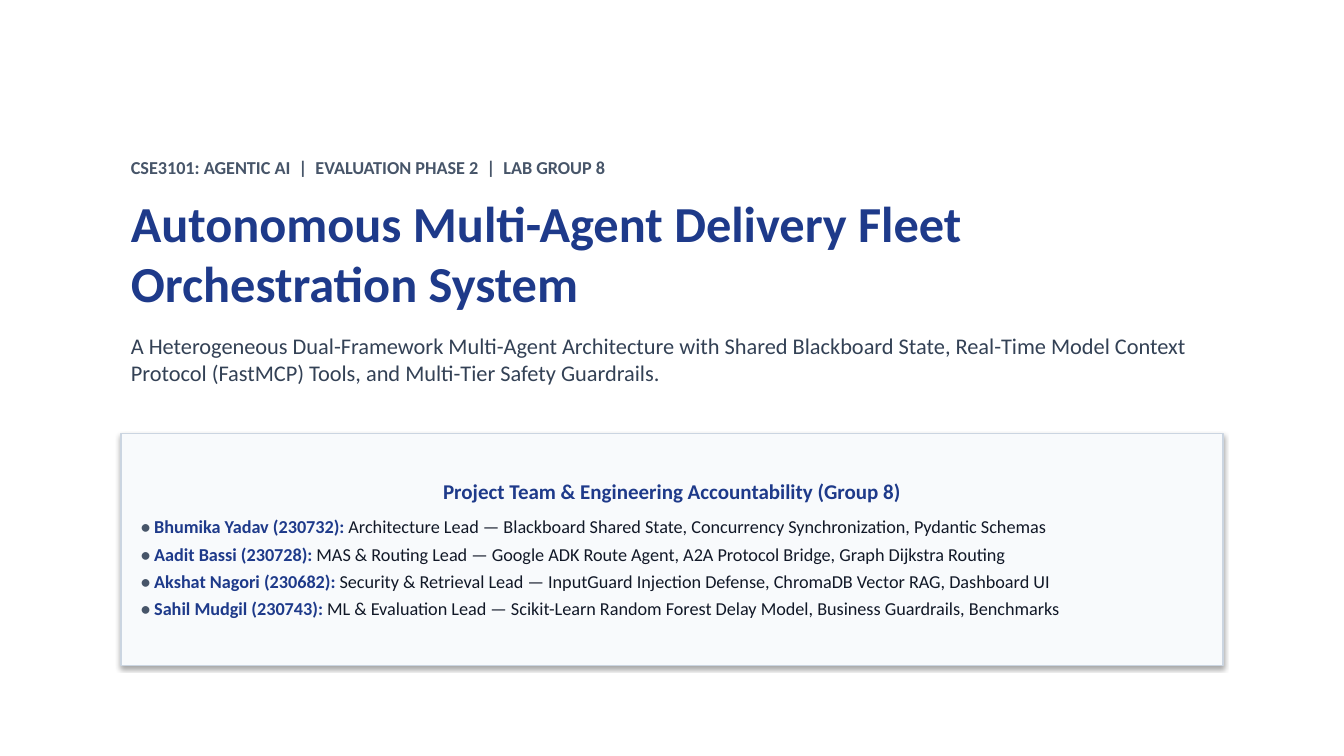
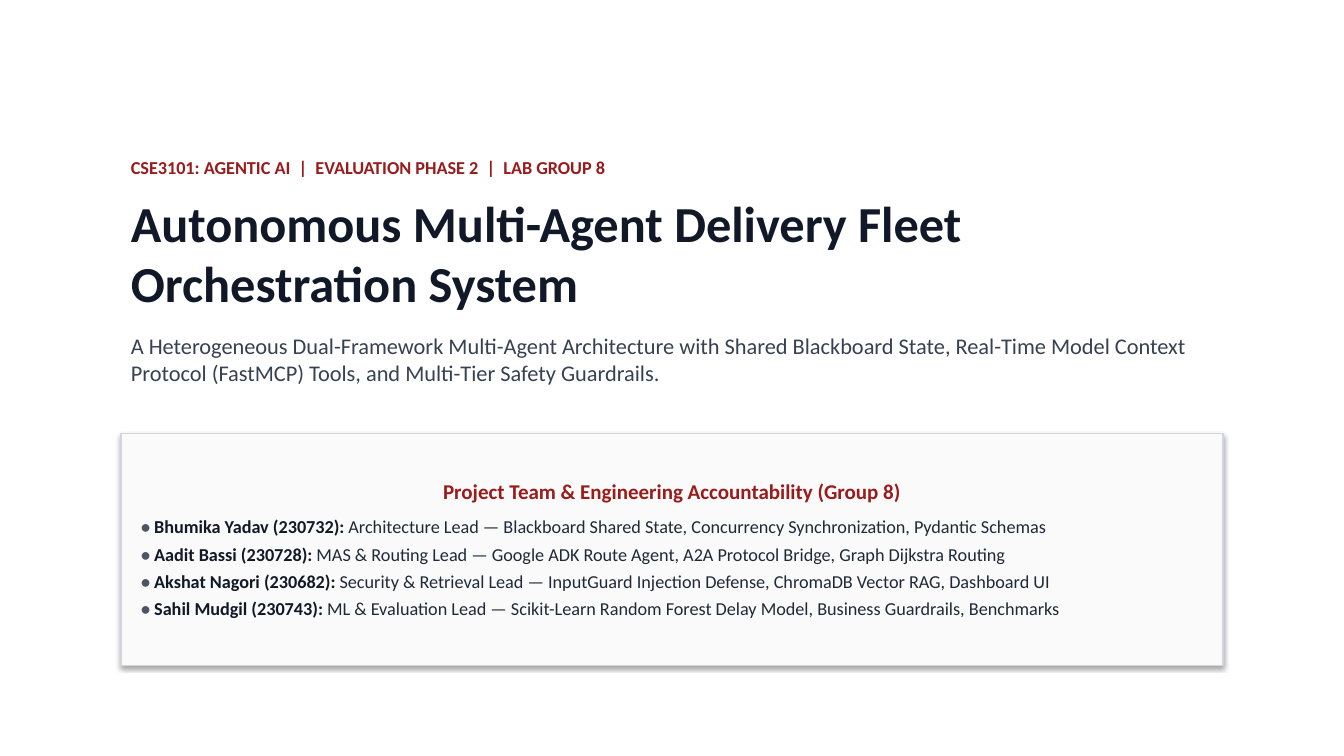
Before and after one commit to Akshat5091/DeliveryFleet-MAS, a slide deck: slide 1 of Eval 2 Documents/DeliveryFleet_MAS_Evaluation2_Master_Presentation.pptx. Drawn at 1344x756 pixels with LibreOffice and Linux fonts; fonts in the diff are those of the drawing. Boxes give left, top, right and bottom in pixels: in the first picture for what was removed or moved away, otherwise in the second. Text is boxed around its words. In the diff, an @@ line names an element or a change of style, - is before the commit and + after.

Commit message:
style: eliminate corporate blue palette across all slides in favor of formal academic pitch black and deep crimson

```diff
--- a/Eval 2 Documents/DeliveryFleet_MAS_Evaluation2_Master_Presentation.pptx
+++ b/Eval 2 Documents/DeliveryFleet_MAS_Evaluation2_Master_Presentation.pptx
@@ text "CSE3101: AGENTIC AI | EVALUATION ..." at (131, 161, 1185, 385): text colour #475569 to #991B1B in "CSE3101: AGENTIC AI | EVALUATION PHASE 2 ..."; text colour #1E3A8A to #111827 in "Autonomous Multi-Agent Delivery Fleet Orchestration System"; text colour #334155 to #374151 in "A Heterogeneous Dual-Framework Multi-Agent Architecture with ..." @@
@@ rectangle "Project Team & Engineering Accountability ..." at (121, 434, 1223, 665): text colour #1E3A8A to #991B1B in "Project Team & Engineering Accountability (Group 8)"; text colour #475569 to #4B5563 in "•", "•", "•", "•"; text colour #1E3A8A to #111827 in "Bhumika Yadav (230732):", "Aadit Bassi (230728):", "Akshat Nagori (230682):", "Sahil Mudgil (230743):"; text colour #111827 to #1F2937 in "Architecture Lead — Blackboard Shared State, Concurrency ...", "MAS & Routing Lead — Google ADK ...", "Security & Retrieval Lead — InputGuard Injection ...", "ML & Evaluation Lead — Scikit-Learn Random ..."; fill #F8FAFC to #FAFAFA; outline #CBD5E1 1 pt to #D1D5DB 1 pt @@
```
Also in this commit, not shown: 20 other slides changed, 3 other files.
